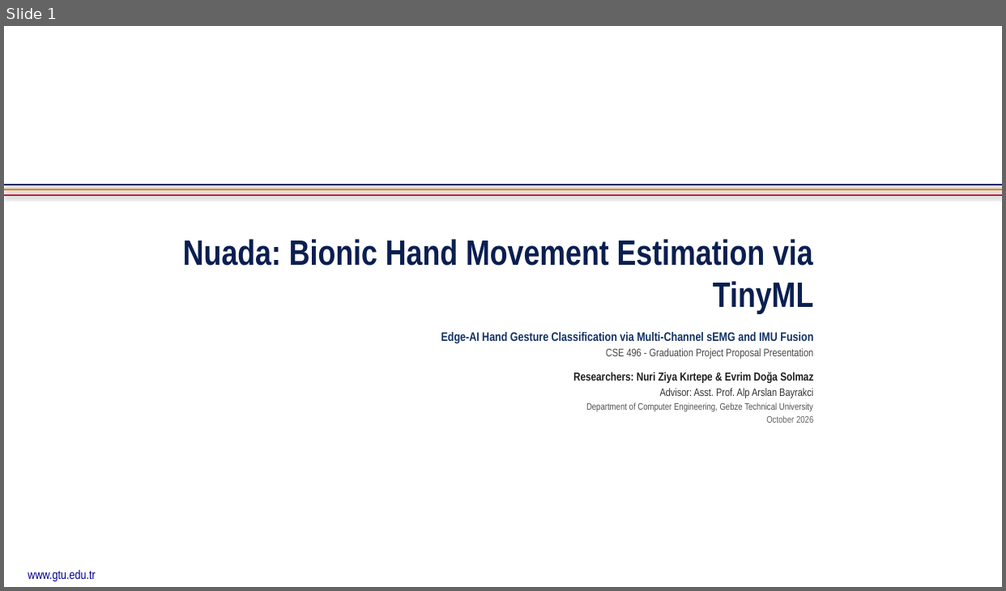
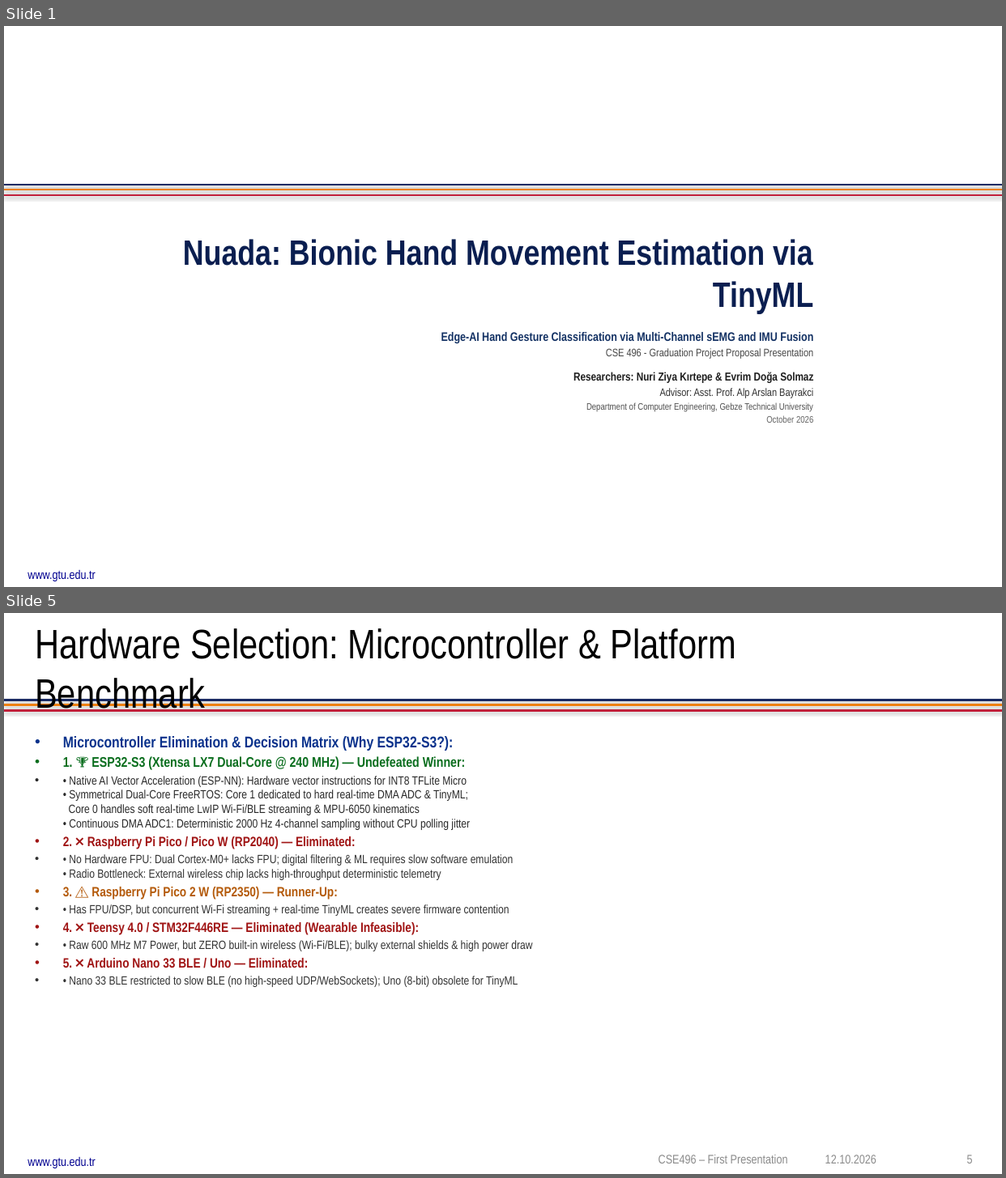
Before and after one commit to nziyak/nuada-bionic-hand-tinyml, a slide deck: docs/presentations/Nuada_Bionic_Hand_Project_Proposal_Presentation.pptx. Shown one above the other, each under a label of ours: slide 1 before the commit, slides 1 and 5 after it; the slides between them are not shown. The pictures are 1006x591 and 1006x1178 pixels, drawn with LibreOffice and Linux fonts; fonts in the diff are those of the drawing; background and template pictures are left out. Boxes give left, top, right and bottom in pixels: in the first picture for what was removed or moved away, otherwise in the second. Text is boxed around its words. In the diff, an @@ line names an element or a change of style, - is before the commit and + after.

```diff
--- a/docs/presentations/Nuada_Bionic_Hand_Project_Proposal_Presentation.pptx
+++ b/docs/presentations/Nuada_Bionic_Hand_Project_Proposal_Presentation.pptx
@@ slide 5 added at bbox=[4, 613, 1002, 1174], background #FFFFFF; not listed: 1 template element that a slide beside it also shows @@
@@ title added at bbox=[35, 628, 736, 712], 39.6 pt, text #000000 @@
+Hardware Selection: Microcontroller & Platform Benchmark
@@ line added from (4, 700) to (1002, 700), #1A2A63 2 pt @@
@@ line added from (4, 705) to (1002, 705), #EE8012 2 pt @@
@@ line added from (4, 710) to (1002, 710), #C1203B 2 pt @@
@@ text added at bbox=[63, 736, 532, 987], 11.5 pt, text #323232 @@
+• Microcontroller Elimination & Decision Matrix (Why ESP32-S3?):
+• 1. 🏆 ESP32-S3 (Xtensa LX7 Dual-Core @ 240 MHz) — Undefeated Winner:
+• • Native AI Vector Acceleration (ESP-NN): Hardware vector instructions for INT8 TFLite Micro
+  • Symmetrical Dual-Core FreeRTOS: Core 1 dedicated to hard real-time DMA ADC & TinyML;
+  Core 0 handles soft real-time LwIP Wi-Fi/BLE streaming & MPU-6050 kinematics
+  • Continuous DMA ADC1: Deterministic 2000 Hz 4-channel sampling without CPU polling jitter
+• 2. ❌ Raspberry Pi Pico / Pico W (RP2040) — Eliminated:
+• • No Hardware FPU: Dual Cortex-M0+ lacks FPU; digital filtering & ML requires slow software emulation
+  • Radio Bottleneck: External wireless chip lacks high-throughput deterministic telemetry
+• 3. ⚠️ Raspberry Pi Pico 2 W (RP2350) — Runner-Up:
+• • Has FPU/DSP, but concurrent Wi-Fi streaming + real-time TinyML creates severe firmware contention
+• 4. ❌ Teensy 4.0 / STM32F446RE — Eliminated (Wearable Infeasible):
+• • Raw 600 MHz M7 Power, but ZERO built-in wireless (Wi-Fi/BLE); bulky external shields & high power draw
+• 5. ❌ Arduino Nano 33 BLE / Uno — Eliminated:
+• • Nano 33 BLE restricted to slow BLE (no high-speed UDP/WebSockets); Uno (8-bit) obsolete for TinyML
@@ text added at bbox=[658, 1155, 788, 1164], 12 pt, text #8C8C8C @@
+CSE496 – First Presentation
@@ text added at bbox=[825, 1155, 876, 1164], 12 pt, text #8C8C8C @@
+12.10.2026
@@ text added at bbox=[967, 1155, 973, 1164], 12 pt, text #8C8C8C @@
+5
```
Also in this commit, not shown: 12 slides changed, 1 other slide added, 2 other files.
